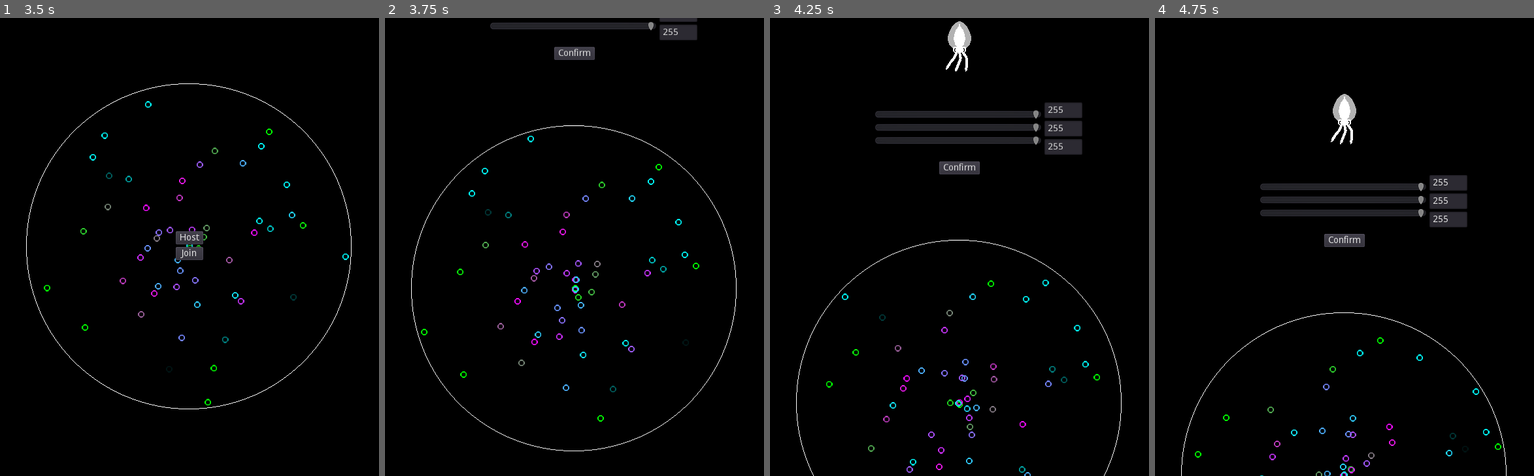
Above: before the commit, frames 1-4 (left to right).
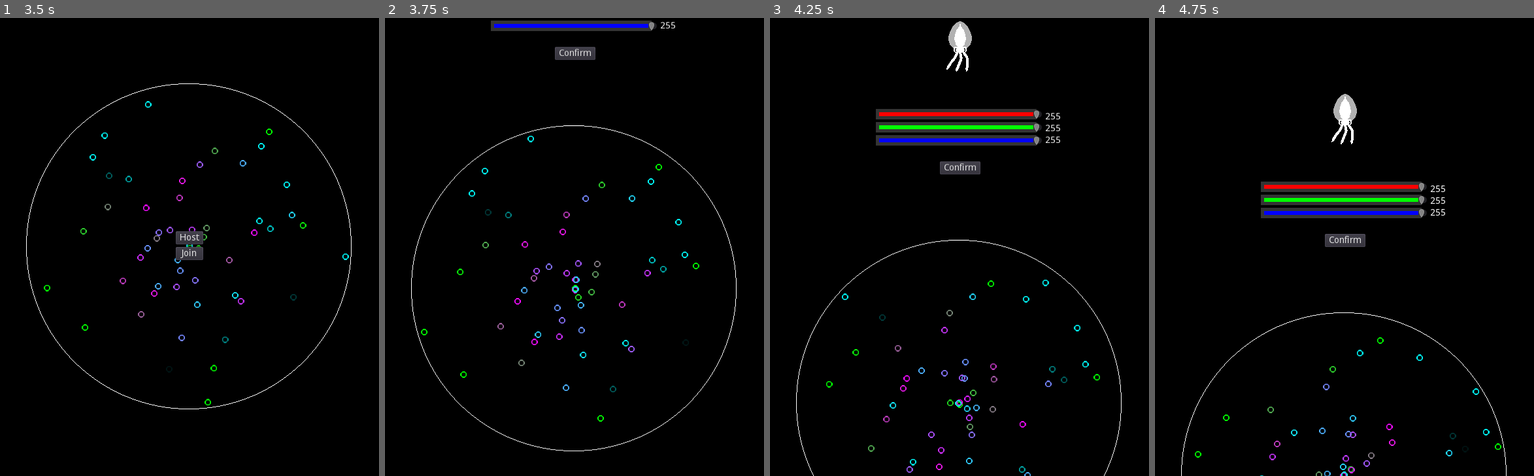
Above: after the commit, the same moments.

Repository: the-alex-g/NetworkedSquidGame
Game: Godot game, scene res://PlayerIntegration/Lobby/Lobby.tscn
Same seed, same stepped clock (60 frames per second), same inputs: the game is played once before the commit and once after it.
Inputs:
- Up to frame 1 (3.5 s): hold D (clockwise) 0.53-1.28 s; tap A (counterclockwise) at 1.35 s; tap Space (shoot) at 2.1 s; tap D (clockwise) at 2.85 s
- Up to frame 2 (3.75 s): click "Host" at 3.5 s
- Up to frame 3 (4.25 s): no input
- Up to frame 4 (4.75 s): click "Confirm" at 4.25 s

Frame 1 is identical in both runs. In frame 2, 1.2% of the frame differs, in the area x 27-83%, y 0-10%; in frame 3, 3.4%; in frame 4, 3.4%, in the area x 27-83%, y 16-50%.

Commit message:
Add colored bars for selecting player color

Diff:
--- a/project/PlayerIntegration/PlayerGeneration/ColorSelector.tscn
+++ b/project/PlayerIntegration/PlayerGeneration/ColorSelector.tscn
@@ -1,11 +1,39 @@
-[gd_scene load_steps=3 format=2]
+[gd_scene load_steps=6 format=2]
 
 [ext_resource path="res://PlayerIntegration/PlayerGeneration/ColorSelector.gd" type="Script" id=1]
 [ext_resource path="res://Art/SquidBody.tscn" type="PackedScene" id=2]
 
+[sub_resource type="StyleBoxFlat" id=1]
+bg_color = Color( 1, 0, 0, 1 )
+border_width_left = 5
+border_width_top = 5
+border_width_right = 5
+border_width_bottom = 5
+border_color = Color( 0.203922, 0.203922, 0.203922, 1 )
+
+[sub_resource type="StyleBoxFlat" id=2]
+bg_color = Color( 0, 1, 0, 1 )
+border_width_left = 5
+border_width_top = 5
+border_width_right = 5
+border_width_bottom = 5
+border_color = Color( 0.203922, 0.203922, 0.203922, 1 )
+
+[sub_resource type="StyleBoxFlat" id=3]
+bg_color = Color( 0, 0, 1, 1 )
+border_width_left = 5
+border_width_top = 5
+border_width_right = 5
+border_width_bottom = 5
+border_color = Color( 0.203922, 0.203922, 0.203922, 1 )
+
 [node name="ColorSelector" type="Control"]
 anchor_right = 1.0
 anchor_bottom = 1.0
+margin_left = 0.529785
+margin_top = 0.529739
+margin_right = 0.529785
+margin_bottom = 0.529724
 script = ExtResource( 1 )
 __meta__ = {
 "_edit_use_anchors_": false
@@ -28,7 +56,10 @@
 [node name="R" type="HSlider" parent="VBoxContainer"]
 margin_right = 254.0
 margin_bottom = 16.0
+custom_styles/grabber_area_highlight = SubResource( 1 )
+custom_styles/grabber_area = SubResource( 1 )
 max_value = 255.0
+step = 1.0
 value = 255.0
 __meta__ = {
 "_edit_use_anchors_": false
@@ -38,7 +69,10 @@
 margin_top = 20.0
 margin_right = 254.0
 margin_bottom = 36.0
+custom_styles/grabber_area_highlight = SubResource( 2 )
+custom_styles/grabber_area = SubResource( 2 )
 max_value = 255.0
+step = 1.0
 value = 255.0
 __meta__ = {
 "_edit_use_anchors_": false
@@ -48,7 +82,10 @@
 margin_top = 40.0
 margin_right = 254.0
 margin_bottom = 56.0
+custom_styles/grabber_area_highlight = SubResource( 3 )
+custom_styles/grabber_area = SubResource( 3 )
 max_value = 255.0
+step = 1.0
 value = 255.0
 __meta__ = {
 "_edit_use_anchors_": false
@@ -60,7 +97,7 @@
 anchor_right = 0.5
 anchor_bottom = 0.5
 margin_left = 130.0
-margin_top = -110.0
+margin_top = -95.0
 margin_right = 138.0
 margin_bottom = -50.0
 alignment = 1
@@ -68,19 +105,23 @@
 "_edit_use_anchors_": false
 }
 
-[node name="RLabel" type="LineEdit" parent="VBoxContainer2"]
-margin_right = 58.0
-margin_bottom = 24.0
+[node name="RLabel" type="Label" parent="VBoxContainer2"]
+margin_right = 24.0
+margin_bottom = 14.0
+text = "255"
 
-[node name="GLabel" type="LineEdit" parent="VBoxContainer2"]
-margin_top = 28.0
-margin_right = 58.0
-margin_bottom = 52.0
+[node name="GLabel" type="Label" parent="VBoxContainer2"]
+margin_top = 18.0
+margin_right = 24.0
+margin_bottom = 32.0
+text = "255"
 
-[node name="BLabel" type="LineEdit" parent="VBoxContainer2"]
-margin_top = 56.0
-margin_right = 58.0
-margin_bottom = 80.0
+[node name="BLabel" type="Label" parent="VBoxContainer2"]
+margin_top = 36.0
+margin_right = 24.0
+margin_bottom = 50.0
+text = "255"
+valign = 2
 
 [node name="ConfirmButton" type="Button" parent="."]
 anchor_left = 0.5
